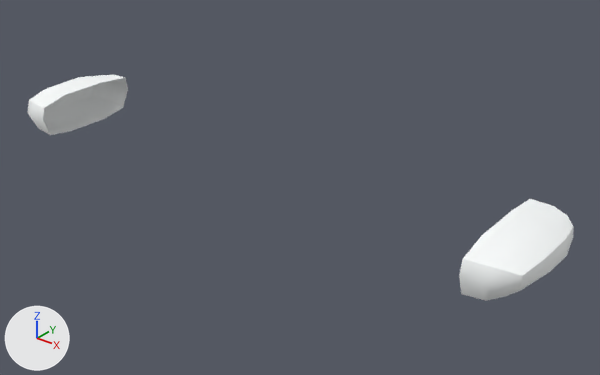
The COLLADA model speakAut/art.scnassets/ear.dae, before and after one commit.
The view is the same before and after, from a camera (50 mm lens) standing at (75.8, -60.2, 46.9) and looking at (6.1, 26.9, -7.1). Every picture has the same lights, and +X, +Y and +Z are marked at lower left. Where no turn or scale is listed for an object, it has been applied to the vertices.

Objects in the first picture: 'ear', 'ear.001'.
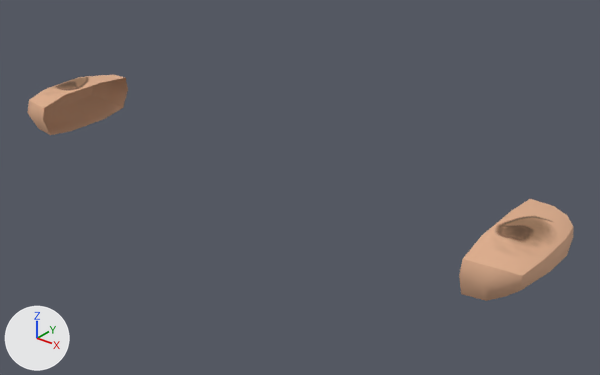
What differs and where, as boxes (x1, y1, x2, y2) in the pictures (600 x 375 px):
'ear', surface changed (white to beige)
    both: (459, 199, 573, 301)
'ear.001', surface changed (white to brown)
    both: (27, 75, 128, 135)

Patch to the scene script:
```diff
--- a/speakAut/art.scnassets/ear.dae.py
+++ b/speakAut/art.scnassets/ear.dae.py
@@ img_eartexture_henrique_png @@
+img_eartexture_henrique_png = load_image('earTexture_henrique.png', 'earTexture_henrique.png', 100, 100, 'sRGB')
@@ mat_eartexture1 @@
 mat_eartexture1 = principled_material('earTexture1')
-mat_eartexture1.base_color = (0.952, 0.974, 0.974)  # white #fafcfc
+mat_eartexture1.texture = img_eartexture_henrique_png
 mat_eartexture1.roughness = 0.9
```
